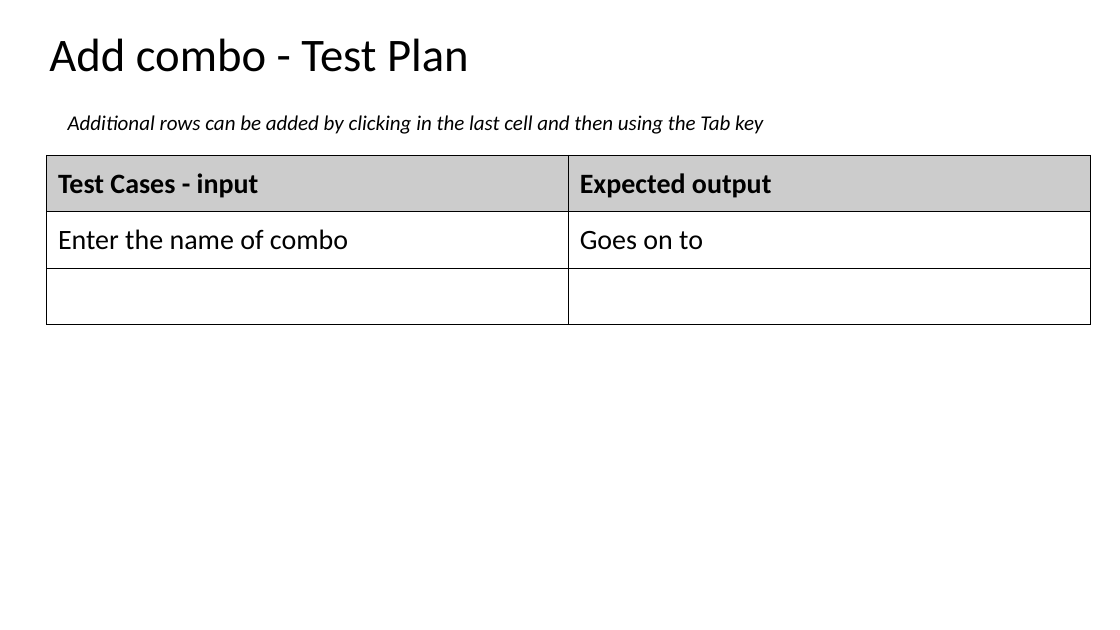
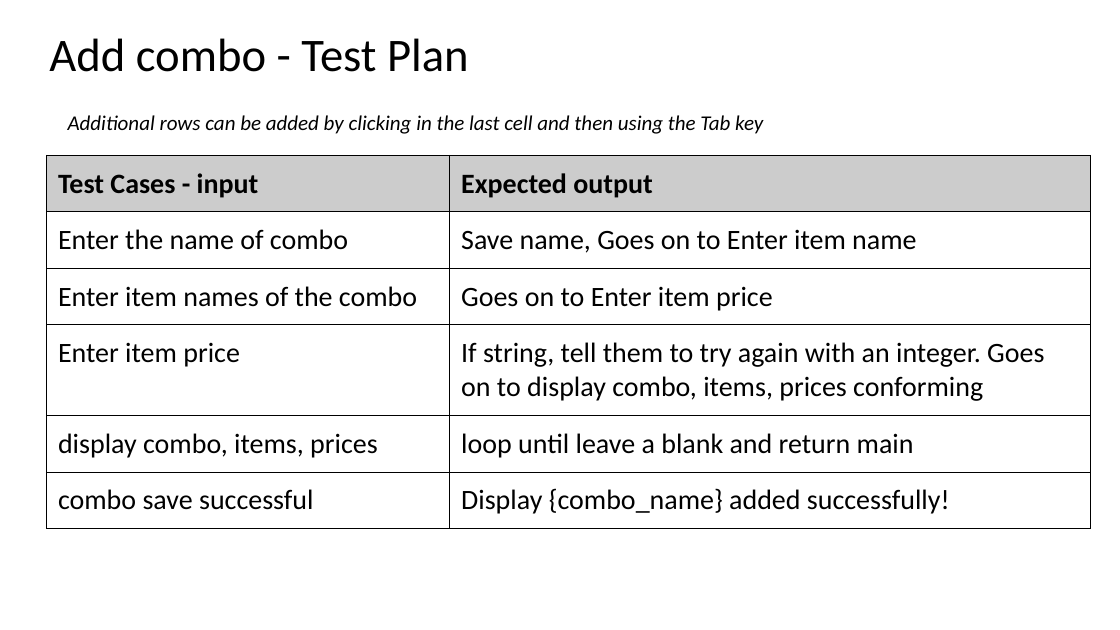
Before and after one commit to mgsthomasxu/pre-assessment, a slide deck: slide 6 of 2.7 and 2.8 Documentation Template .pptx. Drawn at 1120x630 pixels with LibreOffice and Linux fonts; fonts in the diff are those of the drawing. Boxes give left, top, right and bottom in pixels: in the first picture for what was removed or moved away, otherwise in the second. Text is boxed around its words. In the diff, an @@ line names an element or a change of style, - is before the commit and + after.

```diff
--- a/2.7 and 2.8 Documentation Template .pptx
+++ b/2.7 and 2.8 Documentation Template .pptx
@@ table at <box>47,155,1091,525</box> @@
-row 2: Enter the name of combo | Goes on to
-row 3:  | 
+row 2: Enter the name of combo | Save name, Goes on to Enter item name
+row 3: Enter item names of the combo | Goes on to Enter item price
+row 4: Enter item price | If string, tell them to try again with an integer. Goes on to display combo, items, prices conforming
+row 5: display combo, items, prices | loop until leave a blank and return main
+row 6: combo save successful | Display {combo_name} added successfully!
```
Also in this commit, not shown: 4 other slides changed, 1 slide added, 1 slide removed.
